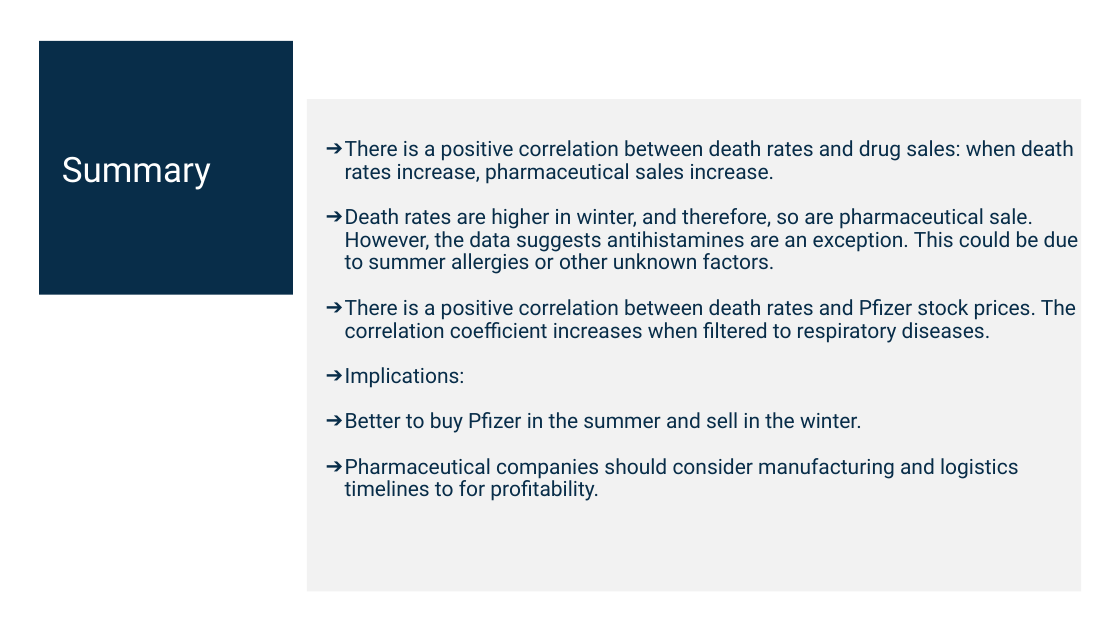
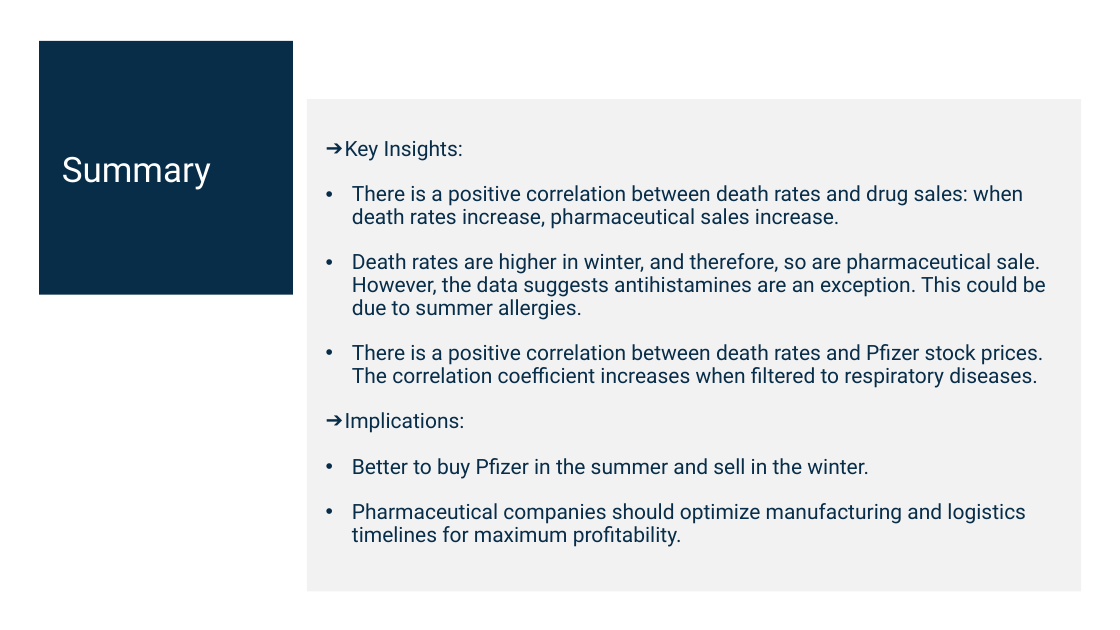
Before and after one commit to Birdfeathers/Project1--Healthcare_Devices, a slide deck: slide 13 of AI_Bootcamp_Project_1_Template - DRAFT FOR REVIEW 10.21.24.pptx (slide 11 before the commit). Drawn at 1120x630 pixels with LibreOffice and Linux fonts; fonts in the diff are those of the drawing. Boxes give left, top, right and bottom in pixels: in the first picture for what was removed or moved away, otherwise in the second. Text is boxed around its words. In the diff, an @@ line names an element or a change of style, - is before the commit and + after.

```diff
--- a/AI_Bootcamp_Project_1_Template - DRAFT FOR REVIEW 10.21.24.pptx
+++ b/AI_Bootcamp_Project_1_Template - DRAFT FOR REVIEW 10.21.24.pptx
@@ text at (345, 140, 463, 161): paragraph added @@
+➔ Key Insights:
@@ text at (352, 185, 1043, 479): bullet ➔ to •; list level 1 to 3 in "There is a positive correlation ..."; list level 1 to 2 in "Better to buy Pfizer in ..." @@
@@ text at (352, 253, 1046, 320): text changed @@
-➔ Death rates are higher in winter, and therefore, so are pharmaceutical sale. However, the data suggests antihistamines are an exception. This could be due to summer allergies or other unknown factors.
+    • Death rates are higher in winter, and therefore, so are pharmaceutical sale. However, the data suggests antihistamines are an exception. This could be due to summer allergies.
@@ text at (352, 503, 1026, 547): text changed @@
-➔ Pharmaceutical companies should consider manufacturing and logistics timelines to for profitability.
+  • Pharmaceutical companies should optimize manufacturing and logistics timelines for maximum profitability.
```
Also in this commit, not shown: 9 other slides changed, 2 slides added.
